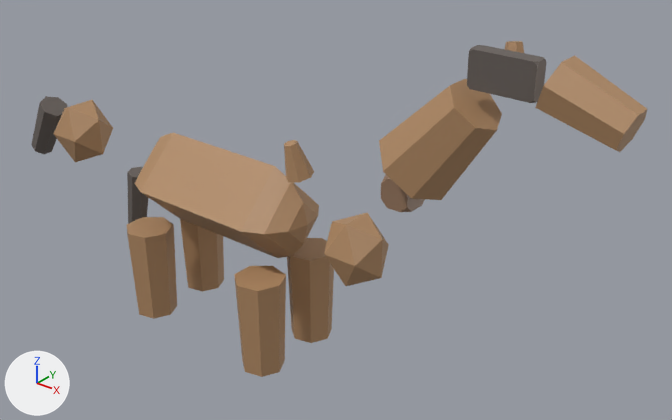
Before and after pictures for a commit that changed the glTF model public/studio/v2.15.0/d_horse/model.glb.
Rendered twice from a 50 mm lens placed at (6.85, -6.58, 5.98), pointed at (1.25, 0.43, 1.64). Every picture has the same lights, and +X, +Y and +Z are marked at lower left. The first picture is the older version. Where no turn or scale is listed for an object, it has been applied to the vertices.

Names of what the first picture shows: 'part0', 'part1', 'part10', 'part11', 'part12', 'part13', 'part14', 'part2', 'part3', 'part4', 'part5', 'part6', 'part7', 'part8', 'part9'.
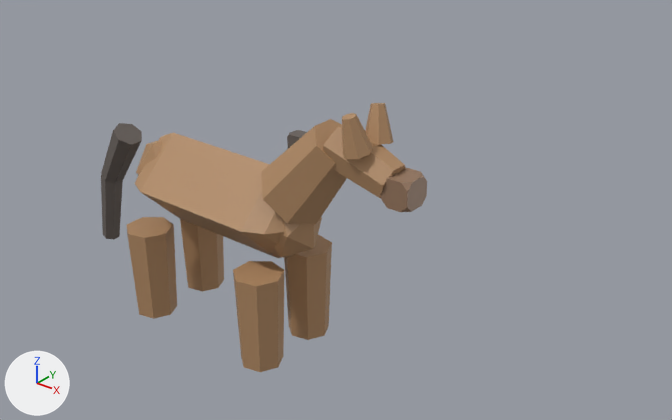
Changed parts and their boxes [x1, y1, x2, y2] in the pictures (672 x 420 px):
'part3', moved: before [379, 79, 502, 200]; after [261, 119, 347, 224]
'part5', moved: before [535, 55, 647, 152]; after [323, 124, 406, 198]
'part10', moved: before [234, 266, 286, 377]; after [233, 261, 284, 372]
'part1', moved: before [324, 212, 389, 286]; after [274, 217, 322, 257]
'part9', moved: before [287, 238, 334, 343]; after [284, 235, 332, 340]
'part4', moved (mostly hidden afterwards): before [467, 45, 546, 103]; after [287, 130, 307, 148]
'part2', moved: before [54, 100, 113, 162]; after [136, 141, 162, 176]
'part13', moved: before [31, 96, 67, 154]; after [101, 123, 142, 183]
'part8', moved: before [284, 140, 314, 182]; after [342, 113, 373, 159]
'part14', moved: before [127, 167, 148, 224]; after [101, 175, 123, 240]
'part7', moved: before [505, 41, 524, 53]; after [365, 103, 394, 145]

Patch to the scene script:
```diff
--- a/public/studio/v2.15.0/d_horse/model.glb.py
+++ b/public/studio/v2.15.0/d_horse/model.glb.py
@@ me_geometry_1 @@
-me_geometry_1.from_pydata(...)  # 12 vertices, 20 faces; spans x 1.538..2.168, y -0.281..0.281, z 1.196..1.893
+me_geometry_1.from_pydata(...)  # 12 vertices, 20 faces; spans x 0.665..1.295, y -0.281..0.281, z 1.231..1.929
+# me_geometry_1 part 1: the whole mesh is moved by (-0.873, 0.0, 0.036)
 me_geometry_1.materials.append(mat_defaultmaterial_001)
@@ me_geometry_2 @@
-me_geometry_2.from_pydata(...)  # 12 vertices, 20 faces; spans x -2.799..-2.119, y -0.298..0.298, z 1.415..2.146
+me_geometry_2.from_pydata(...)  # 12 vertices, 20 faces; spans x -1.26..-0.58, y -0.298..0.298, z 1.314..2.046
+# me_geometry_2 part 2: the whole mesh is moved by (1.539, 0.0, -0.1)
 me_geometry_2.materials.append(mat_defaultmaterial_002)
@@ me_geometry_3 @@
-me_geometry_3.from_pydata(...)  # 16 vertices, 28 faces; spans x 2.227..3.319, y -0.39..0.39, z 2.374..3.512
+me_geometry_3.from_pydata(...)  # 16 vertices, 28 faces; spans x 0.743..1.835, y -0.39..0.39, z 1.664..2.802
+# me_geometry_3 part 3: the whole mesh is moved by (-1.484, 0.0, -0.71)
 me_geometry_3.materials.append(mat_defaultmaterial_003)
@@ me_geometry_4 @@
-me_geometry_4.from_pydata(...)  # 24 vertices, 44 faces; spans x 3.047..3.667, y -0.08..0.08, z 3.504..3.844
+me_geometry_4.from_pydata(...)  # 24 vertices, 44 faces; spans x 1.03..1.65, y -0.08..0.08, z 2.27..2.61
+# me_geometry_4 part 4: the whole mesh is moved by (-2.017, 0.0, -1.234)
 me_geometry_4.materials.append(mat_defaultmaterial_004)
@@ me_geometry_5 @@
-me_geometry_5.from_pydata(...)  # 16 vertices, 28 faces; spans x 3.714..4.524, y -0.253..0.253, z 3.248..3.896
+me_geometry_5.from_pydata(...)  # 16 vertices, 28 faces; spans x 1.531..2.342, y -0.253..0.253, z 2.212..2.86
+# me_geometry_5 part 5: the whole mesh is moved by (-2.183, 0.0, -1.036)
 me_geometry_5.materials.append(mat_defaultmaterial_005)
@@ me_geometry_7 @@
-me_geometry_7.from_pydata(...)  # 16 vertices, 28 faces; spans x 3.157..3.44, y 0.139..0.427, z 3.449..3.858
+me_geometry_7.from_pydata(...)  # 16 vertices, 28 faces; spans x 1.846..2.128, y 0.016..0.304, z 2.647..3.057
+# me_geometry_7 part 6: the whole mesh is moved by (-1.312, -0.124, -0.802)
 me_geometry_7.materials.append(mat_defaultmaterial_007)
@@ me_geometry_8 @@
-me_geometry_8.from_pydata(...)  # 16 vertices, 28 faces; spans x 1.059..1.341, y -0.229..0.059, z 2.166..2.575
+me_geometry_8.from_pydata(...)  # 16 vertices, 28 faces; spans x 1.846..2.128, y -0.304..-0.016, z 2.647..3.057
+# me_geometry_8 part 7: the whole mesh is moved by (0.787, -0.074, 0.481)
 me_geometry_8.materials.append(mat_defaultmaterial_008)
@@ me_geometry_9 @@
-me_geometry_9.from_pydata(...)  # 16 vertices, 28 faces; spans x 0.639..1.171, y 0.142..0.688, z -0.038..1.062
+me_geometry_9.from_pydata(...)  # 16 vertices, 28 faces; spans x 0.608..1.14, y 0.127..0.673, z 0.0..1.1
+# me_geometry_9 part 8: the whole mesh is moved by (-0.031, -0.015, 0.038)
 me_geometry_9.materials.append(mat_defaultmaterial_009)
@@ me_geometry_10 @@
-me_geometry_10.from_pydata(...)  # 16 vertices, 28 faces; spans x 0.639..1.171, y -0.688..-0.142, z -0.038..1.062
+me_geometry_10.from_pydata(...)  # 16 vertices, 28 faces; spans x 0.608..1.14, y -0.673..-0.127, z 0.0..1.1
+# me_geometry_10 part 9: the whole mesh is moved by (-0.031, 0.015, 0.038)
 me_geometry_10.materials.append(mat_defaultmaterial_010)
@@ me_geometry_13 @@
-me_geometry_13.from_pydata(...)  # 16 vertices, 28 faces; spans x -3.539..-2.881, y -0.175..0.175, z 1.263..2.081
+me_geometry_13.from_pydata(...)  # 16 vertices, 28 faces; spans x -2.1..-1.441, y -0.175..0.175, z 1.235..2.053
+# me_geometry_13 part 10: the whole mesh is moved by (1.439, 0.0, -0.028)
 me_geometry_13.materials.append(mat_defaultmaterial_013)
@@ me_geometry_14 @@
-me_geometry_14.from_pydata(...)  # 16 vertices, 28 faces; spans x -1.716..-1.323, y -0.136..0.136, z 0.592..1.515
+me_geometry_14.from_pydata(...)  # 16 vertices, 28 faces; spans x -2.248..-1.856, y -0.136..0.136, z 0.402..1.325
+# me_geometry_14 part 11: the whole mesh is moved by (-0.533, 0.0, -0.19)
 me_geometry_14.materials.append(mat_defaultmaterial_014)
```
